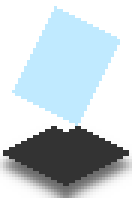
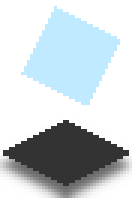
Layers edited between the first and the second 132 × 198 image:
painted on "Down" over 12, 75, 87, 132
painted on "Glass" over 12, 78, 87, 126
painted on "Shadow copy" over 0, 156, 132, 174
